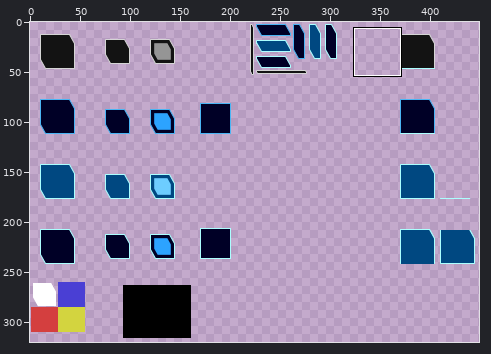
Sprite sheet: data/textures/widgets.png. The first picture is a wide view before the edit; the outline marks the close-up.
Close-up. Before:
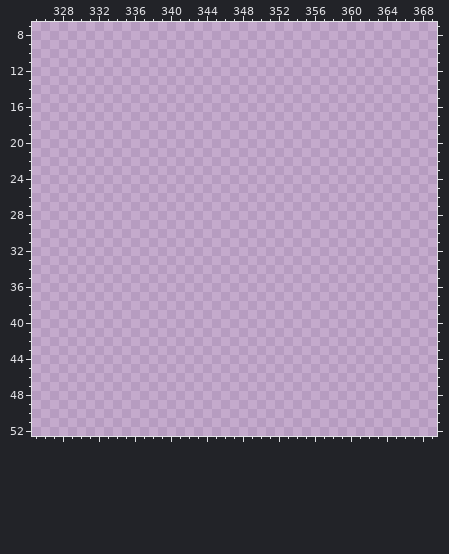
The file is 512x512 pixels. Pixels under 10% opacity are left out. Colours within 5 levels of each other are drawn and written as one. Shown: x 325..369, y 7..52. The wide view leaves out empty margins. The commit also changed other parts of the picture, which this record leaves out.
Now the later version:
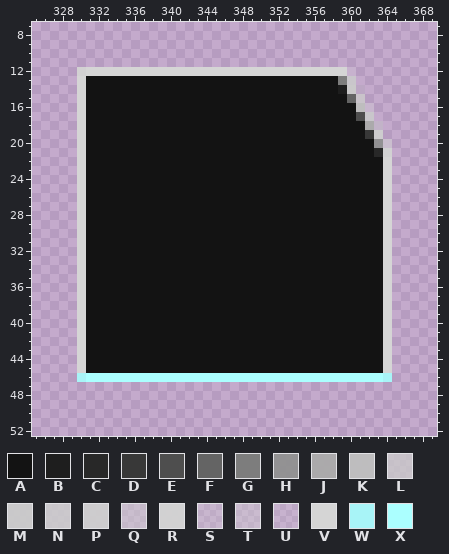
Palette (. is transparent): A #131313  B #1e1e1e  C #282828  D #383838  E #4e4e4e  F #646464fe  G #7d7d7d  H #919191f6  J #aaaaaaf4  K #bebebef4  L #cacacac9  M #cacacaf6  N #cccccce1  P #cececef0  Q #cfcfcf8a  R #d2d2d2f9  S #d3d3d34c  T #d3d3d369  U #d5d5d531  V #d5d5d5  W #a8f4f7  X #abffff
Diff:
{"y":12,"x":330,"old":"...............................","new":"RVVVVVVVVVVVVVVVVVVVVVVVVVVVVVU"}
{"y":13,"x":330,"old":"...............................","new":"VAAAAAAAAAAAAAAAAAAAAAAAAAAAAGN"}
{"y":14,"x":330,"old":"................................","new":"VAAAAAAAAAAAAAAAAAAAAAAAAAAAABMU"}
{"y":15,"x":330,"old":"................................","new":"VAAAAAAAAAAAAAAAAAAAAAAAAAAAAAFL"}
{"y":16,"x":330,"old":".................................","new":"VAAAAAAAAAAAAAAAAAAAAAAAAAAAAAAKS"}
{"y":17,"x":330,"old":".................................","new":"VAAAAAAAAAAAAAAAAAAAAAAAAAAAAAAEN"}
{"y":18,"x":330,"old":"..................................","new":"VAAAAAAAAAAAAAAAAAAAAAAAAAAAAAAAJT"}
{"y":19,"x":330,"old":"..................................","new":"VAAAAAAAAAAAAAAAAAAAAAAAAAAAAAAADP"}
{"y":20,"x":330,"old":"...................................","new":"VAAAAAAAAAAAAAAAAAAAAAAAAAAAAAAAAHQ"}
{"y":21,"x":330,"old":"...................................","new":"VAAAAAAAAAAAAAAAAAAAAAAAAAAAAAAAACR"}
{"y":22,"x":330,"old":"...................................","new":"VAAAAAAAAAAAAAAAAAAAAAAAAAAAAAAAAAV"}
{"y":23,"x":330,"old":"...................................","new":"VAAAAAAAAAAAAAAAAAAAAAAAAAAAAAAAAAV"}
{"y":24,"x":330,"old":"...................................","new":"VAAAAAAAAAAAAAAAAAAAAAAAAAAAAAAAAAV"}
{"y":25,"x":330,"old":"...................................","new":"VAAAAAAAAAAAAAAAAAAAAAAAAAAAAAAAAAV"}
{"y":26,"x":330,"old":"...................................","new":"VAAAAAAAAAAAAAAAAAAAAAAAAAAAAAAAAAV"}
{"y":27,"x":330,"old":"...................................","new":"VAAAAAAAAAAAAAAAAAAAAAAAAAAAAAAAAAV"}
{"y":28,"x":330,"old":"...................................","new":"VAAAAAAAAAAAAAAAAAAAAAAAAAAAAAAAAAV"}
{"y":29,"x":330,"old":"...................................","new":"VAAAAAAAAAAAAAAAAAAAAAAAAAAAAAAAAAV"}
{"y":30,"x":330,"old":"...................................","new":"VAAAAAAAAAAAAAAAAAAAAAAAAAAAAAAAAAV"}
{"y":31,"x":330,"old":"...................................","new":"VAAAAAAAAAAAAAAAAAAAAAAAAAAAAAAAAAV"}
{"y":32,"x":330,"old":"...................................","new":"VAAAAAAAAAAAAAAAAAAAAAAAAAAAAAAAAAV"}
{"y":33,"x":330,"old":"...................................","new":"VAAAAAAAAAAAAAAAAAAAAAAAAAAAAAAAAAV"}
{"y":34,"x":330,"old":"...................................","new":"VAAAAAAAAAAAAAAAAAAAAAAAAAAAAAAAAAV"}
{"y":35,"x":330,"old":"...................................","new":"VAAAAAAAAAAAAAAAAAAAAAAAAAAAAAAAAAV"}
{"y":36,"x":330,"old":"...................................","new":"VAAAAAAAAAAAAAAAAAAAAAAAAAAAAAAAAAV"}
{"y":37,"x":330,"old":"...................................","new":"VAAAAAAAAAAAAAAAAAAAAAAAAAAAAAAAAAV"}
{"y":38,"x":330,"old":"...................................","new":"VAAAAAAAAAAAAAAAAAAAAAAAAAAAAAAAAAV"}
{"y":39,"x":330,"old":"...................................","new":"VAAAAAAAAAAAAAAAAAAAAAAAAAAAAAAAAAV"}
{"y":40,"x":330,"old":"...................................","new":"VAAAAAAAAAAAAAAAAAAAAAAAAAAAAAAAAAV"}
{"y":41,"x":330,"old":"...................................","new":"VAAAAAAAAAAAAAAAAAAAAAAAAAAAAAAAAAV"}
{"y":42,"x":330,"old":"...................................","new":"VAAAAAAAAAAAAAAAAAAAAAAAAAAAAAAAAAV"}
{"y":43,"x":330,"old":"...................................","new":"VAAAAAAAAAAAAAAAAAAAAAAAAAAAAAAAAAV"}
{"y":44,"x":330,"old":"...................................","new":"VAAAAAAAAAAAAAAAAAAAAAAAAAAAAAAAAAV"}
{"y":45,"x":330,"old":"...................................","new":"VAAAAAAAAAAAAAAAAAAAAAAAAAAAAAAAAAV"}
{"y":46,"x":330,"old":"...................................","new":"WXXXXXXXXXXXXXXXXXXXXXXXXXXXXXXXXXW"}
{"label":"added","picture_box":[77,67,392,382]}
